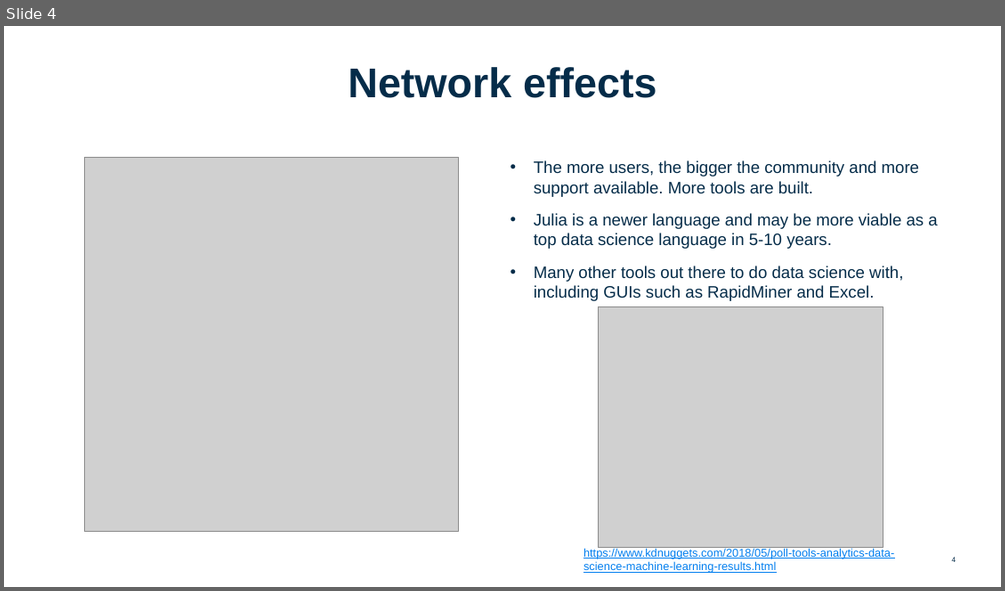
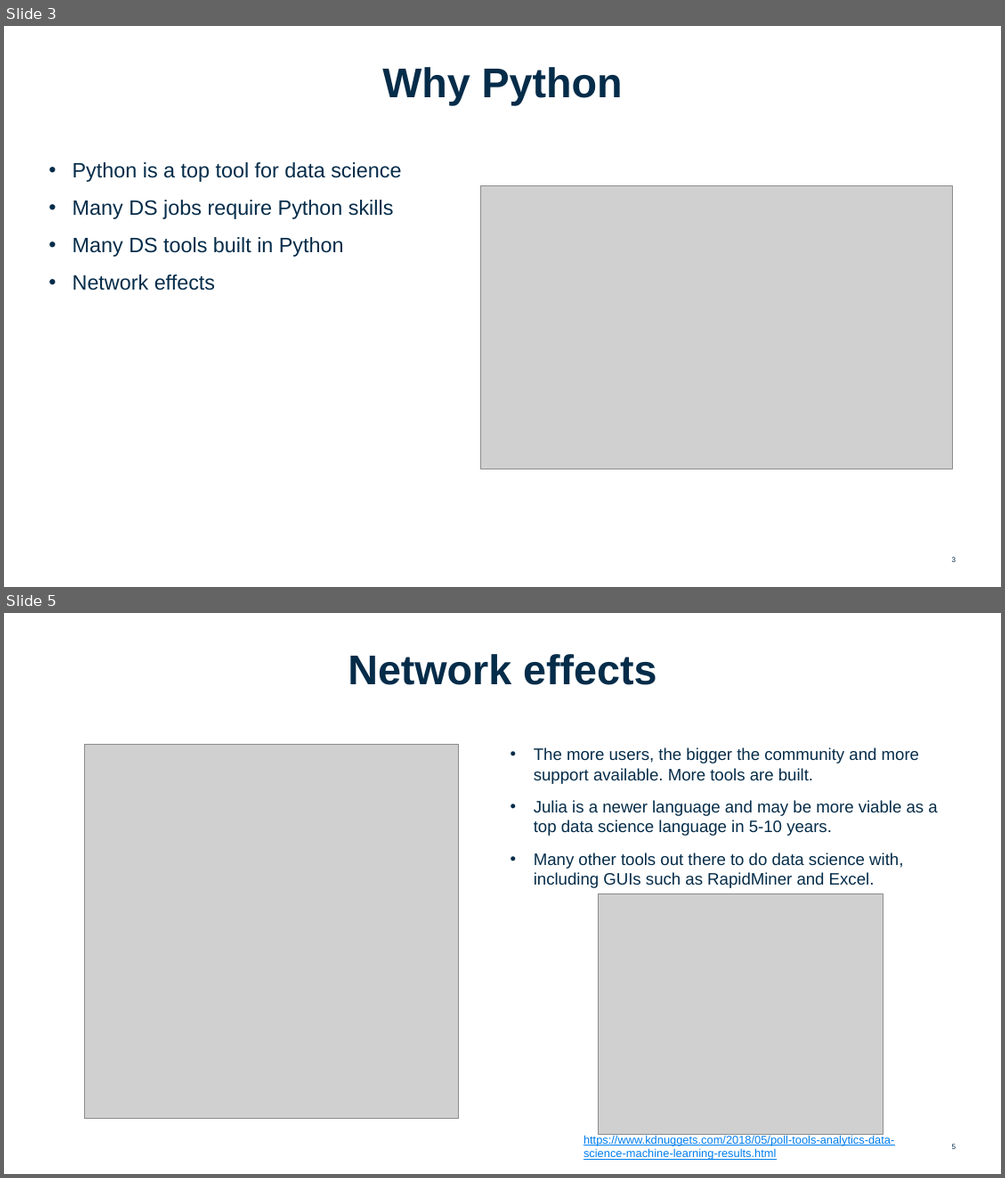
Before and after one commit to Regis-University-Data-Science/Python_bootcamp, a slide deck: Python.pptx. Shown one above the other, each under a label of ours: slide 4 before the commit, slides 3 and 5 after it; the slides between them are not shown. The pictures are 1005x591 and 1005x1178 pixels, drawn with LibreOffice and Linux fonts; fonts in the diff are those of the drawing; grey boxes stand for pictures; background and template pictures are left out. Boxes give left, top, right and bottom in pixels: in the first picture for what was removed or moved away, otherwise in the second. Text is boxed around its words. In the diff, an @@ line names an element or a change of style, - is before the commit and + after.

```diff
--- a/Python.pptx
+++ b/Python.pptx
@@ slide 3 added at bbox=[4, 26, 1001, 587], background #FFFFFF @@
@@ title added at bbox=[382, 67, 623, 105], 40 pt, text #052C49, bold @@
+Why Python
@@ text added at bbox=[73, 162, 401, 290], 20 pt, text #052C49 @@
+• Python is a top tool for data science
+• Many DS jobs require Python skills
+• Many DS tools built in Python
+• Network effects
@@ picture added at bbox=[480, 186, 952, 468] @@
@@ page number added at bbox=[952, 556, 956, 562], 7 pt, text #052C49 @@
+3
@@ what was slide 4 is now slide 5 @@
@@ page number at bbox=[952, 1143, 956, 1149]: text changed @@
-4
+5
```
Also in this commit, not shown: 3 slides changed, 2 other files.
